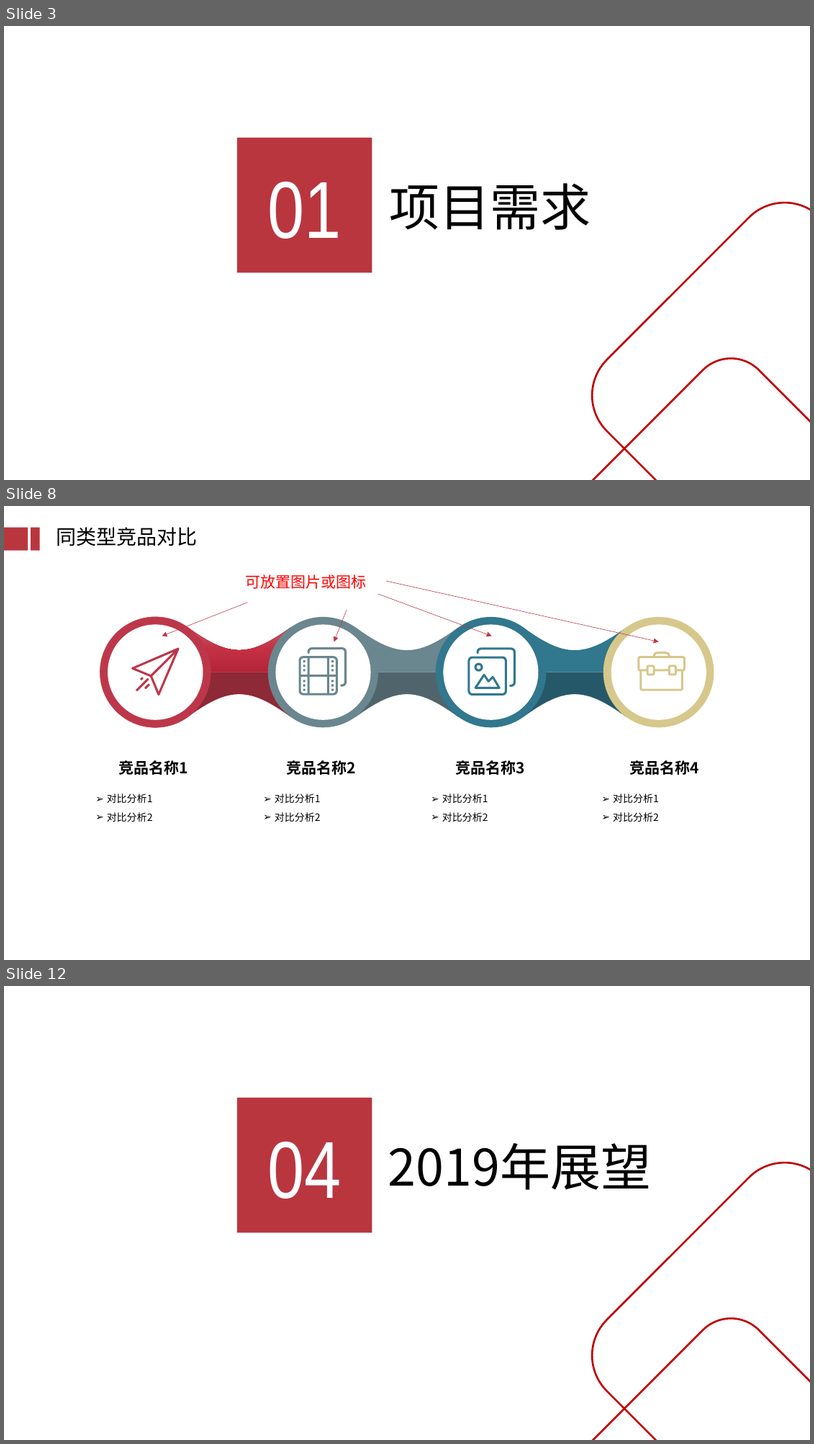
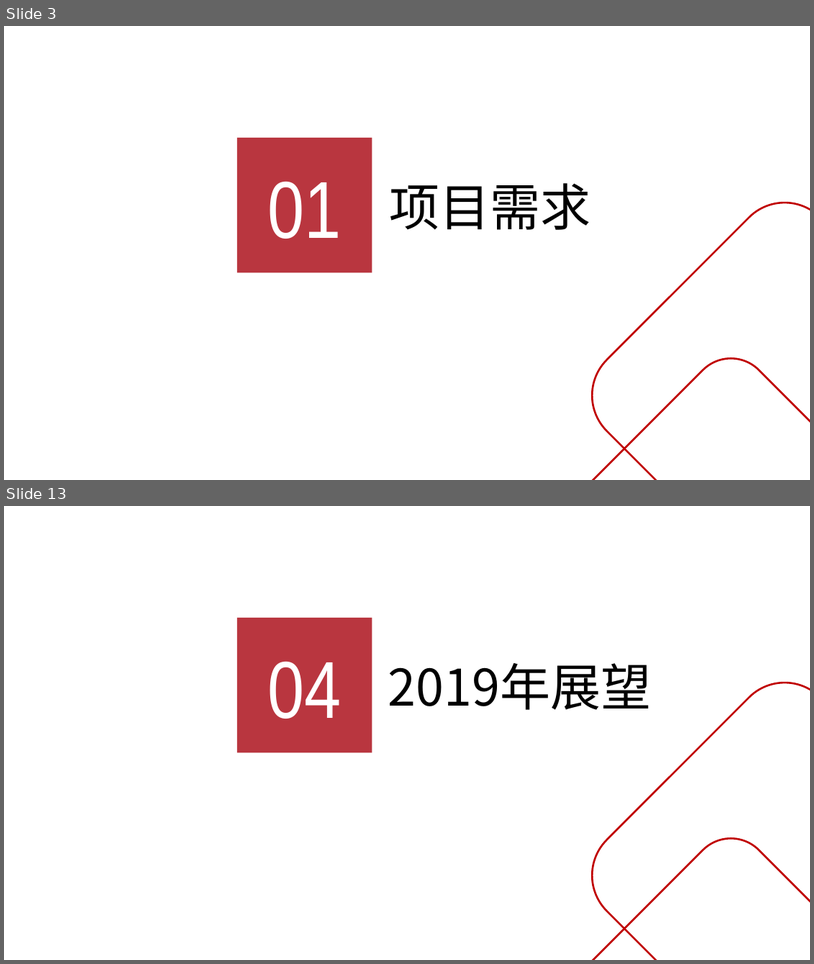
Before and after one commit to GuoXinjian/Python, a slide deck: KTS结案_V0.1.pptx. Shown one above the other, each under a label of ours: slides 3, 8 and 12 before the commit, slides 3 and 13 after it; the slides between them are not shown. The pictures are 814x1444 and 814x964 pixels, drawn with LibreOffice and Linux fonts; fonts in the diff are those of the drawing; background and template pictures are left out. Boxes give left, top, right and bottom in pixels: in the first picture for what was removed or moved away, otherwise in the second. Text is boxed around its words. In the diff, an @@ line names an element or a change of style, - is before the commit and + after.

```diff
--- a/KTS结案_V0.1.pptx
+++ b/KTS结案_V0.1.pptx
@@ slide 8 removed at (4, 506, 810, 960), background #FFFFFF @@
@@ rectangle removed at (4, 527, 28, 550) @@
@@ rectangle removed at (31, 527, 40, 550) @@
@@ text removed at (56, 527, 197, 546) @@
-同类型竞品对比
@@ text removed at (245, 574, 366, 589) @@
-可放置图片或图标
@@ arrow removed from (386, 581) to (659, 641) @@
@@ arrow removed from (248, 602) to (162, 636) @@
@@ arrow removed from (347, 610) to (334, 641) @@
@@ arrow removed from (378, 594) to (492, 636) @@
@@ group removed at (100, 617, 714, 728): 10 freeform shapes, 8 ellipses @@
@@ text removed at (118, 760, 188, 775) @@
-竞品名称1
@@ text removed at (287, 760, 356, 775) @@
-竞品名称2
@@ text removed at (455, 760, 525, 775) @@
-竞品名称3
@@ text removed at (630, 760, 700, 775) @@
-竞品名称4
@@ text removed at (107, 793, 153, 821) @@
-➢ 对比分析1
-➢ 对比分析2
@@ text removed at (275, 793, 321, 821) @@
-➢ 对比分析1
-➢ 对比分析2
@@ text removed at (442, 793, 489, 821) @@
-➢ 对比分析1
-➢ 对比分析2
@@ text removed at (613, 793, 659, 821) @@
-➢ 对比分析1
-➢ 对比分析2
@@ what was slide 12 is now slide 13 @@
```
Also in this commit, not shown: 3 slides changed, 7 slides added, 6 other slides removed.
